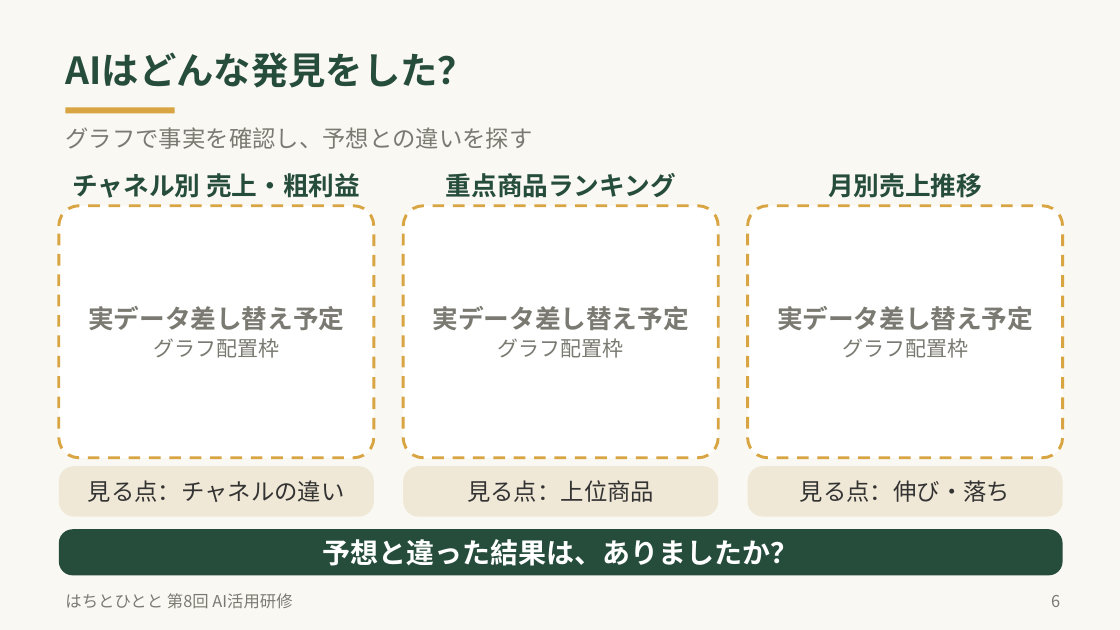
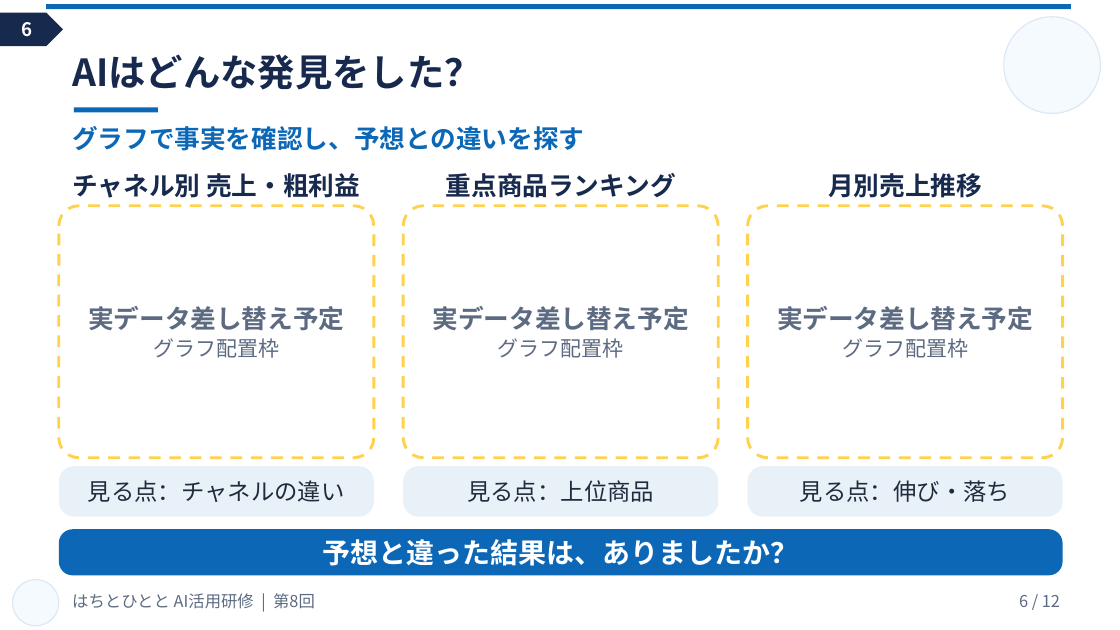
Before and after one commit to keisukegent/hachitohitoto, a slide deck: slide 6 of はちとひとと_第8回_AI販売データ分析研修.pptx. Drawn at 1120x630 pixels with LibreOffice and Linux fonts; fonts in the diff are those of the drawing. Boxes give left, top, right and bottom in pixels: in the first picture for what was removed or moved away, otherwise in the second. Text is boxed around its words. In the diff, an @@ line names an element or a change of style, - is before the commit and + after.

```diff
--- a/はちとひとと_第8回_AI販売データ分析研修.pptx
+++ b/はちとひとと_第8回_AI販売データ分析研修.pptx
@@ background #FAF8F3 to #FFFFFF @@
@@ pentagon arrow added at bbox=[0, 13, 63, 46], fill #17294D, 16 pt, text #FFFFFF, bold @@
+6
@@ rectangle added at bbox=[46, 4, 1071, 9], fill #0C68B7 @@
@@ ellipse added at bbox=[1004, 17, 1101, 113], fill #F5FAFF, outline #DCE8F3 1 pt @@
@@ text colour #264D3C to #17294D in 4 elements at bbox=[73, 173, 360, 198], bbox=[446, 173, 676, 198], bbox=[828, 173, 982, 198], bbox=[72, 54, 482, 90] @@
@@ text "AIはどんな発見をした？": place and size @@
-text "AIはどんな発見をした？" at bbox=[65, 52, 475, 88]
+text "AIはどんな発見をした？" at bbox=[72, 54, 482, 90]
@@ text "グラフで事実を確認し、予想との違いを探す": place and size @@
-text "グラフで事実を確認し、予想との違いを探す" at bbox=[65, 127, 532, 149]
+text "グラフで事実を確認し、予想との違いを探す" at bbox=[72, 126, 584, 151]
@@ text "グラフで事実を確認し、予想との違いを探す" at bbox=[72, 126, 584, 151]: size 20 to 22 pt, text colour #7A7A72 to #0C68B7, bold on @@
@@ rectangle: place and size @@
-rectangle at bbox=[66, 108, 175, 113]
+rectangle at bbox=[74, 108, 158, 113]
@@ rectangle at bbox=[74, 108, 158, 113]: fill #D8A542 to #0C68B7 @@
@@ text colour #7A7A72 to #5D6B82; outline #D8A542 2.5 pt dashed to #FFD24D 2.5 pt dashed in 3 elements at bbox=[59, 206, 374, 458], bbox=[403, 206, 718, 458], bbox=[748, 206, 1063, 458] @@
@@ text colour #333333 to #222B3D; fill #F0E8D6 to #E8F0F8 in 3 elements at bbox=[59, 466, 374, 517], bbox=[403, 466, 718, 517], bbox=[748, 466, 1063, 517] @@
@@ rounded rectangle "予想と違った結果は、ありましたか？" at bbox=[59, 529, 1063, 576]: fill #264D3C to #0C68B7 @@
@@ ellipse added at bbox=[13, 580, 59, 626], fill #F5FAFF, outline #DCE8F3 1 pt @@
@@ text at bbox=[72, 593, 315, 609]: text changed; text colour #7A7A72 to #5D6B82 @@
-はちとひとと 第8回 AI活用研修
+はちとひとと AI活用研修 | 第8回
@@ page number at bbox=[1019, 595, 1060, 607]: text changed; text colour #7A7A72 to #5D6B82 @@
-6
+6 / 12
```
Also in this commit, not shown: 11 other slides changed, 2 other files.
